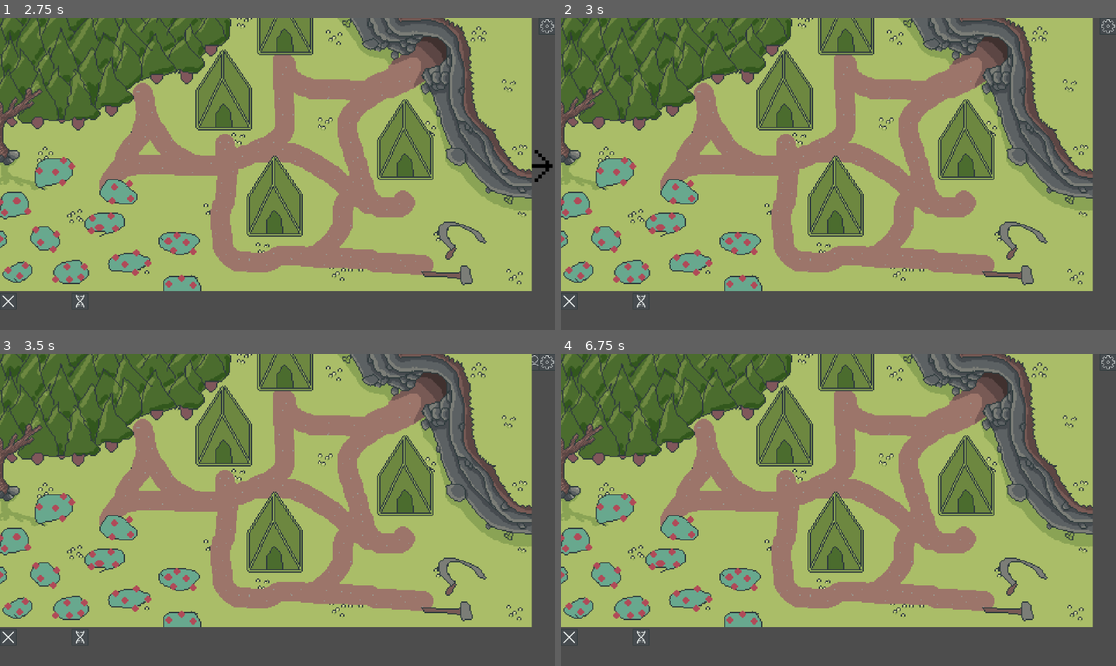
Above: before the commit, frames 1-4 (two rows, left to right).
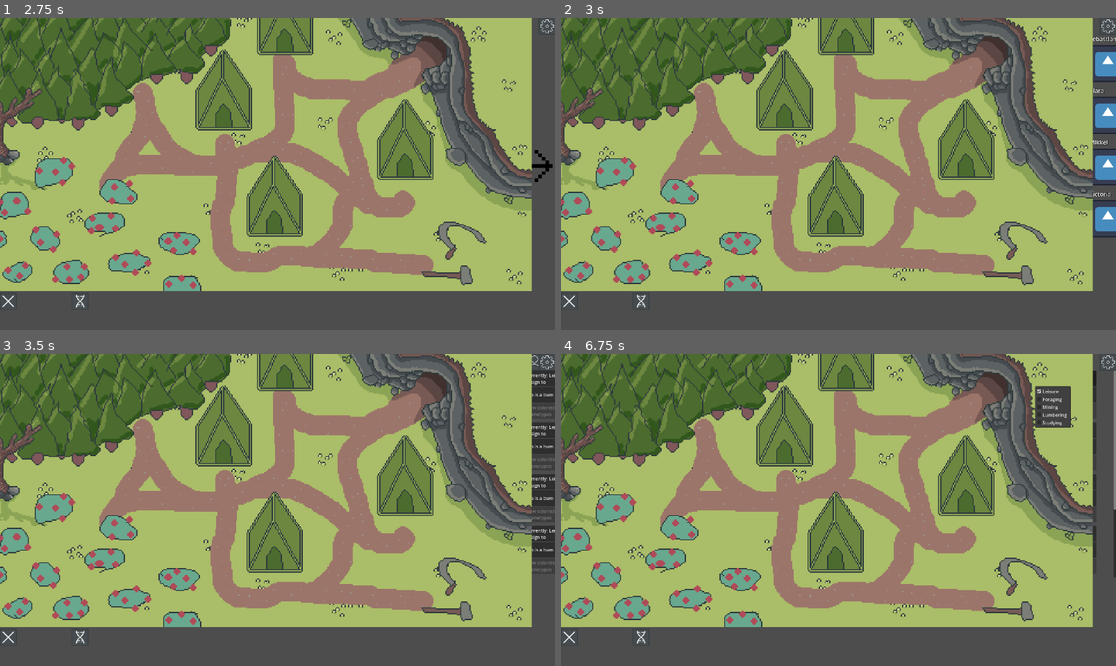
Above: after the commit, the same moments.

Repository: Lueegee1/EksamenDDU
Game: Godot game, scene res://Scenes/Root.tscn
The game is run twice, just before and just after one commit, with the same random seed, the same clock (stepped at 60 frames per second) and the same inputs. The engine's default icon, where the game draws it, is replaced by a stand-in: a white triangle on a blue panel in a dark square.
Inputs (mouse positions are in pixels of both pictures, inside the frame that each line leads up to):
- Up to frame 1 (2.75 s): click (11, 301) at 0.5 s; click (83, 301) at 1.25 s; click (549, 27) at 2 s
- Up to frame 2 (3 s): click (1099, 164) at 2.75 s
- Up to frame 3 (3.5 s): no input
- Up to frame 4 (6.75 s): click (1099, 363) at 3.5 s; click (1060, 363) at 4.25 s; click (1077, 363) at 5 s; click (1043, 363) at 5.75 s; click (1066, 378) at 6.5 s, where only the run after the commit has a clickable "Currently: Leisure Assign to"

Frame 1 is identical in both runs. In frame 2, 1.5% of the frame differs, in the area x 95-100%, y 6-71%; in frame 3, 1.6%, in the area x 95-100%, y 5-70%; in frame 4, 1.3%.
Error before the commit: Invalid assignment of property or key 'GameManager' with value of type 'Node2D (GameManager.gd)' on a base object of type 'Nil'. (res://Scripts/GameManager.gd:…

Commit message:
Updates and fixes

Diff:
--- a/ddu-eksamen/Scripts/GameManager.gd
+++ b/ddu-eksamen/Scripts/GameManager.gd
@@ -104,7 +104,7 @@
 		var trait_array: Array = generate_starter_trait_array() # the trait array
 		colonist_dict[colonist_name] = trait_array #adds them to the colonist dict
 		workers_dict[colonist_name] = "unemployed" #adds them as unemployed to the workers dict
-		happiness_dict[colonist_name] = {"happiness": base_happiness, "sick" : false, "grieving": false, "homeless" : false, "surgery": false, "blood_on_hands": false}
+		happiness_dict[colonist_name] = {"happiness": base_happiness, "sick" : false, "grieving_1": false, "homeless" : false, "surgery": false, "grieving_2": false}
 		movement_and_sprite_dictionary[colonist_name] = {
 			"position": Vector2(randf_range(0, 1920), randf_range(0, 1080)),
 			"target": Vector2.ZERO,
@@ -315,6 +315,7 @@
 	current_tick += 1
 	happiness_tick()
 	Global.average_happiness = average_happiness()
+
 
 # Resource functions-----------------------------------------------------------------------------------------------
 
@@ -471,13 +472,14 @@
 	workers_dict.erase(colonist_name)
 	movement_and_sprite_dictionary.erase(colonist_name)
 	working_colonist.erase(colonist_name)
+	happiness_dict.erase(colonist_name)
 	for house in housing_dictionary:
 		if colonist_name in housing_dictionary[house]["assigned"]:
 			housing_dictionary[house]["assigned"].erase(colonist_name)
 	for colonist in happiness_dict:
 		if 14 not in colonist_dict[colonist]:
 			happiness_dict[colonist]["grieving_1"] = true
-	happiness_dict.erase(colonist_name)
+
 	value_changed.emit()
 	return true
 
--- a/ddu-eksamen/project.godot
+++ b/ddu-eksamen/project.godot
@@ -17,7 +17,7 @@
 
 [autoload]
 
-Global="*uid://b4xuwnefu4th4"
+Global="*uid://bjw1gkbm8tlki"
 
 [display]
 
